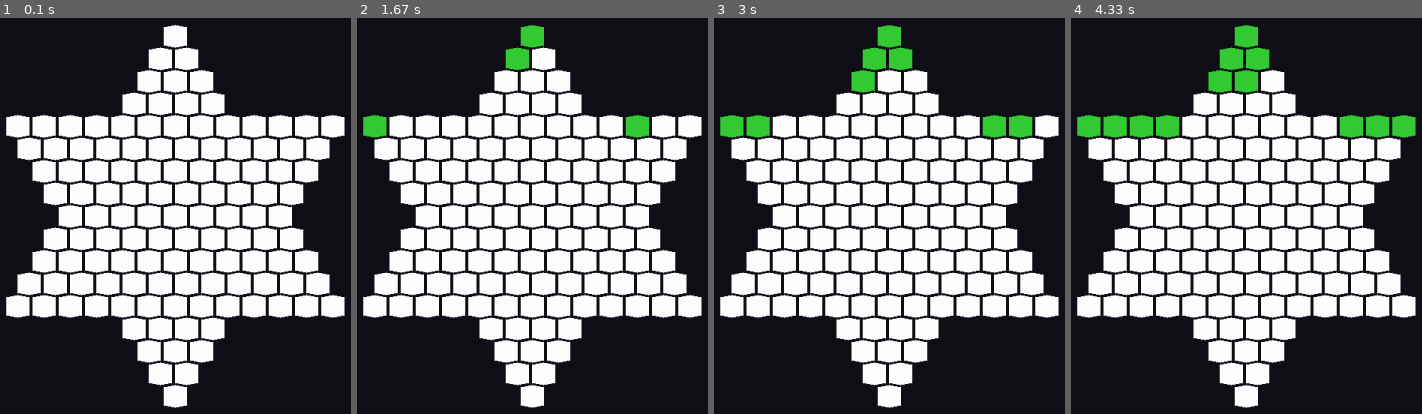
Above: before the commit, frames 1-4 (left to right).
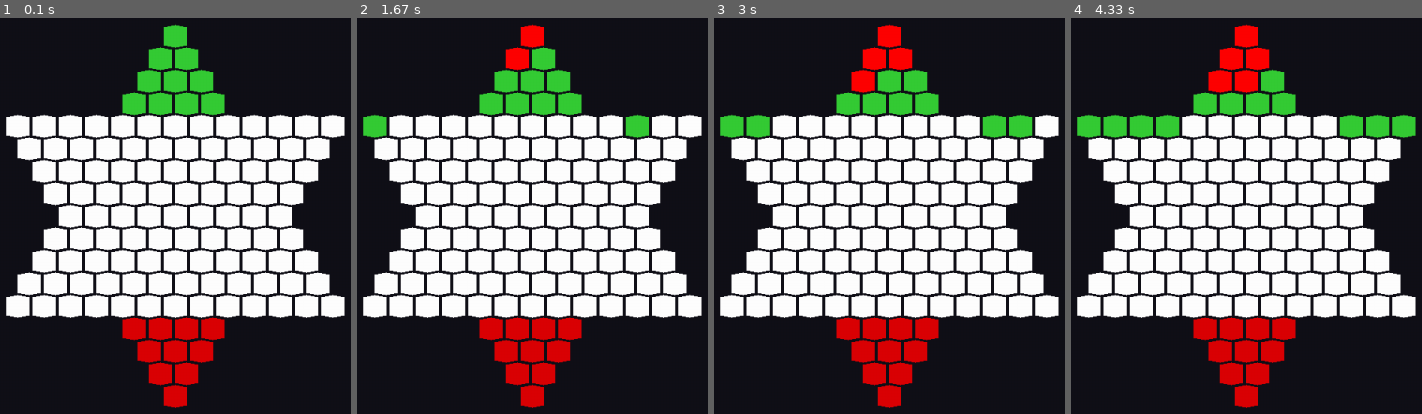
Above: after the commit, the same moments.

Repository: joaogabrielsg/chinese-checkers
Game: pygame game, started from app.py
Same seed, same stepped clock (60 frames per second), same inputs: the game is played once before the commit and once after it.
Inputs (mouse positions are in pixels of both pictures, inside the frame that each line leads up to):
- Up to frame 1 (0.1 s): no input
- Up to frame 2 (1.67 s): click (532, 37) at 0.38 s; click (518, 57) at 0.72 s; click (374, 124) at 1.05 s; click (637, 124) at 1.38 s
- Up to frame 3 (3 s): click (900, 57) at 1.72 s; click (756, 124) at 2.05 s; click (1019, 124) at 2.38 s; click (861, 81) at 2.72 s
- Up to frame 4 (4.33 s): click (1141, 124) at 3.05 s; click (1404, 124) at 3.38 s; click (1246, 81) at 3.72 s; click (1165, 124) at 4.05 s

The runs differ from the first frame. In frame 1, 7.3% of the frame differs, in the area x 34-65%, y 1-99%; in frame 2, 7.3%; in frame 3, 7.3%; in frame 4, 7.3%.

Commit message:
Fix cells list in table container

Diff:
--- a/components/cell.py
+++ b/components/cell.py
@@ -8,10 +8,12 @@
 
 
 class Cell(GameObject):
-    def __init__(self, color, position, size):
+    def __init__(self, color, position, size, neighbors, line_number):
         GameObject.__init__(self, position, pygame.Rect(position[0] - size / 2, position[1] - size / 2, size, size))
         self.size = size
         self.color = color
+        self.neighbors = neighbors
+        self.line_number = line_number
 
     def set_color(self, new_color):
         self.color = new_color
--- a/containers/table.py
+++ b/containers/table.py
@@ -1,17 +1,16 @@
-import pygame
+import json
 from game.game_object import GameObject
 from components.cell import Cell
 
-
 TOTAL_CELLS = 121
 
-#Number of cells in which line
+# Number of cells in which line
 CELLS_IN_LINES = [1, 2, 3, 4, 13, 12, 11, 10, 9, 10, 11, 12, 13, 4, 3, 2, 1]
 
 SPACING_BETWEEN_CELLS = 5
 
-GREEN = (255, 0, 255)
-RED = (255, 255, 0)
+GREEN = (53, 204, 53)
+RED = (219, 0, 5)
 WHITE = (255, 255, 255)
 
 
@@ -21,33 +20,52 @@
         self.position = position
         self.cells = []
 
-    @staticmethod
-    def render_odd_line(table_center, game, cell_size, line_length, line_height):
-        for i in range(line_length):
-            game.add_component((Cell(WHITE, (
-                ((i - int(line_length / 2)) * (cell_size + SPACING_BETWEEN_CELLS)) + table_center, line_height),
-                                     cell_size)))
+    def render_odd_line(self, game, cell_size, cells_list, line_height, line_number):
+        for index, cell in enumerate(cells_list):
+            cell = Cell(eval(cell['default_color']), (
+                ((index - int(len(cells_list) / 2)) * (cell_size + SPACING_BETWEEN_CELLS)) + self.position[0],
+                line_height),
+                        cell_size, cell['neighbors'], line_number)
+
+            self.cells.append(cell)
+            game.add_component(cell)
+
+    def render_par_line(self, game, cell_size, cells_list, line_height, line_number):
+        for index, cell in enumerate(cells_list):
+            cell = Cell(eval(cell['default_color']), (
+                ((index - int(len(cells_list) / 2)) * (cell_size + SPACING_BETWEEN_CELLS)) + self.position[0] + (
+                        cell_size / 2),
+                line_height), cell_size, cell['neighbors'], line_number)
+
+            self.cells.append(cell)
+            game.add_component(cell)
 
     @staticmethod
-    def render_par_line(table_center, game, cell_size, line_length, line_height):
-        for i in range(line_length):
-            game.add_component((Cell(WHITE, (
-                ((i - int(line_length / 2)) * (cell_size + SPACING_BETWEEN_CELLS)) + table_center + (cell_size/2), line_height),
-                                     cell_size)))
+    def import_file(path):
+        try:
+            json_file = open('table_cells.json')
+            return json.load(json_file)['cells_list']
+
+        except:
+            print('Tem um problema com o arquivo JSON.')
+            return None
 
     def render(self, game):
         cell_size = 30
+        line_start_index = 0
+        cells_list = Table.import_file('table_cells.json')
 
-        for i in range(TOTAL_CELLS):
-            if i <= 10:
-                self.cells.append(Cell(GREEN, (100, 100), cell_size))
-            elif i > 110:
-                self.cells.append(Cell(RED, (100, 100), cell_size))
+        for line_number, line_lenght in enumerate(CELLS_IN_LINES):
+            line_cells_list = []
+
+            for line_index in range(line_start_index, line_lenght + line_start_index):
+                line_cells_list.append(cells_list[line_index])
+
+            if line_lenght % 2 == 0:
+                self.render_par_line(game, cell_size, line_cells_list, (line_number * cell_size) + self.position[1],
+                                     line_number)
             else:
-                self.cells.append(Cell(WHITE, (100, 100), cell_size))
+                self.render_odd_line(game, cell_size, line_cells_list, (line_number * cell_size) + self.position[1],
+                                     line_number)
 
-        for index, line_lenght in enumerate(CELLS_IN_LINES):
-            if line_lenght % 2 == 0:
-                Table.render_par_line(self.position[0], game, cell_size, line_lenght, (index * cell_size) + self.position[1])
-            else:
-                Table.render_odd_line(self.position[0], game, cell_size, line_lenght, (index * cell_size) + self.position[1])
+            line_start_index += line_lenght
--- a/table_cells.json
+++ b/table_cells.json
@@ -3,52 +3,52 @@
     {
       "id": 0,
       "neighbors": [1, 2],
-      "default_color": "(0, 128, 0)"
+      "default_color": "(53, 204, 53)"
     },
     {
       "id": 1,
       "neighbors": [0, 2, 3, 4],
-      "default_color": "(0, 128, 0)"
+      "default_color": "(53, 204, 53)"
     },
     {
       "id": 2,
       "neighbors": [0, 1, 4, 5],
-      "default_color": "(0, 128, 0)"
+      "default_color": "(53, 204, 53)"
     },
     {
       "id": 3,
       "neighbors": [1, 4, 6, 7],
-      "default_color": "(0, 128, 0)"
+      "default_color": "(53, 204, 53)"
     },
     {
       "id": 4,
       "neighbors": [1, 2, 3, 5, 7, 8],
-      "default_color": "(0, 128, 0)"
+      "default_color": "(53, 204, 53)"
     },
     {
       "id": 5,
       "neighbors": [2, 4, 8, 9],
-      "default_color": "(0, 128, 0)"
+      "default_color": "(53, 204, 53)"
     },
     {
       "id": 6,
       "neighbors": [3, 7, 14, 15],
-      "default_color": "(0, 128, 0)"
+      "default_color": "(53, 204, 53)"
     },
     {
       "id": 7,
       "neighbors": [3, 4, 6, 8, 15, 16],
-      "default_color": "(0, 128, 0)"
+      "default_color": "(53, 204, 53)"
     },
     {
       "id": 8,
       "neighbors": [4, 5, 7, 9, 16, 17],
-      "default_color": "(0, 128, 0)"
+      "default_color": "(53, 204, 53)"
     },
     {
       "id": 9,
       "neighbors": [5, 9, 17, 18],
-      "default_color": "(0, 128, 0)"
+      "default_color": "(53, 204, 53)"
     },
     {
       "id": 10,
@@ -62,52 +62,52 @@
     },{
       "id": 12,
       "neighbors": [11, 13, 24, 25],
-      "default_color": "(0, 128, 0)"
+      "default_color": "(255, 255, 255)"
     },
     {
       "id": 13,
       "neighbors": [12, 14, 25, 26],
-      "default_color": "(0, 128, 0)"
+      "default_color": "(255, 255, 255)"
     },
     {
       "id": 14,
       "neighbors": [13, 15, 26, 27],
-      "default_color": "(0, 128, 0)"
+      "default_color": "(255, 255, 255)"
     },
     {
       "id": 15,
       "neighbors": [6, 14, 16, 27, 28],
-      "default_color": "(0, 128, 0)"
+      "default_color": "(255, 255, 255)"
     },
     {
       "id": 16,
       "neighbors": [7, 8, 15, 17, 28, 29],
-      "default_color": "(0, 128, 0)"
+      "default_color": "(255, 255, 255)"
     },
     {
       "id": 17,
       "neighbors": [8, 9, 16, 18, 29, 30],
-      "default_color": "(0, 128, 0)"
+      "default_color": "(255, 255, 255)"
     },
     {
       "id": 18,
       "neighbors": [9, 17, 19, 30, 31],
-      "default_color": "(0, 128, 0)"
+      "default_color": "(255, 255, 255)"
     },
     {
       "id": 19,
       "neighbors": [18, 20, 31, 32],
-      "default_color": "(0, 128, 0)"
+      "default_color": "(255, 255, 255)"
     },
     {
       "id": 20,
       "neighbors": [19, 21, 32, 33],
-      "default_color": "(0, 128, 0)"
+      "default_color": "(255, 255, 255)"
     },
     {
       "id": 21,
       "neighbors": [20, 22, 33, 34],
-      "default_color": "(0, 128, 0)"
+      "default_color": "(255, 255, 255)"
     },
     {
       "id": 22,
@@ -122,52 +122,52 @@
     {
       "id": 24,
       "neighbors": [11, 12, 23, 25, 35, 36],
-      "default_color": "(0, 128, 0)"
+      "default_color": "(255, 255, 255)"
     },
     {
       "id": 25,
       "neighbors": [12, 13, 24, 26, 36, 37],
-      "default_color": "(0, 128, 0)"
+      "default_color": "(255, 255, 255)"
     },
     {
       "id": 26,
       "neighbors": [13, 14, 25, 27, 36, 28],
-      "default_color": "(0, 128, 0)"
+      "default_color": "(255, 255, 255)"
     },
     {
       "id": 27,
       "neighbors": [14, 15, 26, 28, 38, 39],
-      "default_color": "(0, 128, 0)"
+      "default_color": "(255, 255, 255)"
     },
     {
       "id": 28,
       "neighbors": [15, 16, 27, 29, 39, 40],
-      "default_color": "(0, 128, 0)"
+      "default_color": "(255, 255, 255)"
     },
     {
       "id": 29,
       "neighbors": [16, 17, 28, 30, 40, 41],
-      "default_color": "(0, 128, 0)"
+      "default_color": "(255, 255, 255)"
     },
     {
       "id": 30,
       "neighbors": [17, 18, 29, 31, 41, 42],
-      "default_color": "(0, 128, 0)"
+      "default_color": "(255, 255, 255)"
     },
     {
       "id": 31,
       "neighbors": [18, 19, 30, 32, 42, 43],
-      "default_color": "(0, 128, 0)"
+      "default_color": "(255, 255, 255)"
     },
     {
       "id": 32,
       "neighbors": [19, 20, 31, 33, 43, 44],
-      "default_color": "(0, 128, 0)"
+      "default_color": "(255, 255, 255)"
     },
     {
       "id": 33,
       "neighbors": [20, 21, 32, 34, 44, 45],
-      "default_color": "(0, 128, 0)"
+      "default_color": "(255, 255, 255)"
     },
     {
       "id": 34,
@@ -181,52 +181,52 @@
     },{
       "id": 36,
       "neighbors": [24, 25, 35, 37, 46, 47],
-      "default_color": "(0, 128, 0)"
+      "default_color": "(255, 255, 255)"
     },
     {
       "id": 37,
       "neighbors": [25, 26, 36, 38, 47, 48],
-      "default_color": "(0, 128, 0)"
+      "default_color": "(255, 255, 255)"
     },
     {
       "id": 38,
       "neighbors": [26, 27, 37, 39, 48, 49],
-      "default_color": "(0, 128, 0)"
+      "default_color": "(255, 255, 255)"
     },
     {
       "id": 39,
       "neighbors": [27, 28, 38, 40, 49, 50],
-      "default_color": "(0, 128, 0)"
+      "default_color": "(255, 255, 255)"
     },
     {
       "id": 40,
       "neighbors": [28, 29, 39, 41, 50, 51],
-      "default_color": "(0, 128, 0)"
+      "default_color": "(255, 255, 255)"
     },
     {
       "id": 41,
       "neighbors": [29, 30, 40, 42, 51, 52],
-      "default_color": "(0, 128, 0)"
+      "default_color": "(255, 255, 255)"
     },
     {
       "id": 42,
       "neighbors": [30, 31, 41, 43, 52, 53],
-      "default_color": "(0, 128, 0)"
+      "default_color": "(255, 255, 255)"
     },
     {
       "id": 43,
       "neighbors": [31, 32, 42, 44, 53, 54],
-      "default_color": "(0, 128, 0)"
+      "default_color": "(255, 255, 255)"
     },
     {
       "id": 44,
       "neighbors": [32, 33, 43, 45, 54, 55],
-      "default_color": "(0, 128, 0)"
+      "default_color": "(255, 255, 255)"
     },
     {
       "id": 45,
       "neighbors": [33, 34, 44, 55],
-      "default_color": "(0, 128, 0)"
+      "default_color": "(255, 255, 255)"
     },
     {
       "id": 46,
@@ -241,52 +241,52 @@
     {
       "id": 48,
       "neighbors": [37, 38, 47, 49, 57, 58],
-      "default_color": "(0, 128, 0)"
+      "default_color": "(255, 255, 255)"
     },
     {
       "id": 49,
       "neighbors": [38, 39, 48, 50, 58, 59],
-      "default_color": "(0, 128, 0)"
+      "default_color": "(255, 255, 255)"
     },
     {
       "id": 50,
       "neighbors": [39, 40, 49, 51, 59, 60],
-      "default_color": "(0, 128, 0)"
+      "default_color": "(255, 255, 255)"
     },
     {
       "id": 51,
       "neighbors": [40, 41, 50, 52, 60, 61],
-      "default_color": "(0, 128, 0)"
+      "default_color": "(255, 255, 255)"
     },
     {
       "id": 52,
       "neighbors": [41, 42, 51, 53, 61, 62],
-      "default_color": "(0, 128, 0)"
+      "default_color": "(255, 255, 255)"
     },
     {
       "id": 53,
       "neighbors": [42, 43, 52, 54, 62, 63],
-      "default_color": "(0, 128, 0)"
+      "default_color": "(255, 255, 255)"
     },
     {
       "id": 54,
       "neighbors": [43, 44, 53, 55, 63, 64],
-      "default_color": "(0, 128, 0)"
+      "default_color": "(255, 255, 255)"
     },
     {
       "id": 55,
       "neighbors": [44, 45, 54, 64],
-      "default_color": "(0, 128, 0)"
+      "default_color": "(255, 255, 255)"
     },
     {
       "id": 56,
       "neighbors": [46, 47, 57, 65, 66],
-      "default_color": "(0, 128, 0)"
+      "default_color": "(255, 255, 255)"
     },
     {
       "id": 57,
       "neighbors": [47, 48, 56, 58, 66, 67],
-      "default_color": "(0, 128, 0)"
+      "default_color": "(255, 255, 255)"
     },
     {
       "id": 58,
@@ -300,52 +300,52 @@
     },{
       "id": 60,
       "neighbors": [50, 51, 59, 61, 69, 70],
-      "default_color": "(0, 128, 0)"
+      "default_color": "(255, 255, 255)"
     },
     {
       "id": 61,
       "neighbors": [51 ,52, 60, 62, 70, 71],
-      "default_color": "(0, 128, 0)"
+      "default_color": "(255, 255, 255)"
     },
     {
       "id": 62,
       "neighbors": [52, 53, 61, 63, 71, 72],
-      "default_color": "(0, 128, 0)"
+      "default_color": "(255, 255, 255)"
     },
     {
       "id": 63,
       "neighbors": [52, 53, 62, 64, 72, 73],
-      "default_color": "(0, 128, 0)"
+      "default_color": "(255, 255, 255)"
     },
     {
       "id": 64,
       "neighbors": [54, 55, 63, 73, 74],
-      "default_color": "(0, 128, 0)"
+      "default_color": "(255, 255, 255)"
     },
     {
       "id": 65,
       "neighbors": [56, 66, 75, 76],
-      "default_color": "(0, 128, 0)"
+      "default_color": "(255, 255, 255)"
     },
     {
       "id": 66,
       "neighbors": [56, 57, 65, 67, 76, 77],
-      "default_color": "(0, 128, 0)"
+      "default_color": "(255, 255, 255)"
     },
     {
       "id": 67,
       "neighbors": [57, 58, 66, 68, 77, 78],
-      "default_color": "(0, 128, 0)"
+      "default_color": "(255, 255, 255)"
     },
     {
       "id": 68,
       "neighbors": [58, 59, 67, 69, 78, 79],
-      "default_color": "(0, 128, 0)"
+      "default_color": "(255, 255, 255)"
     },
     {
       "id": 69,
       "neighbors": [59, 60, 68, 70, 79, 80],
-      "default_color": "(0, 128, 0)"
+      "default_color": "(255, 255, 255)"
     },
     {
       "id": 70,
@@ -360,52 +360,52 @@
     {
       "id": 72,
       "neighbors": [62, 63, 71, 73, 82, 83],
-      "default_color": "(0, 128, 0)"
+      "default_color": "(255, 255, 255)"
     },
     {
       "id": 73,
       "neighbors": [63, 64, 72, 74, 83, 84],
-      "default_color": "(0, 128, 0)"
+      "default_color": "(255, 255, 255)"
     },
     {
       "id": 74,
       "neighbors": [64, 73, 84, 85],
-      "default_color": "(0, 128, 0)"
+      "default_color": "(255, 255, 255)"
     },
     {
       "id": 75,
       "neighbors": [65, 76, 86, 87],
-      "default_color": "(0, 128, 0)"
+      "default_color": "(255, 255, 255)"
     },
     {
       "id": 76,
       "neighbors": [65, 66, 75, 77, 87, 88],
-      "default_color": "(0, 128, 0)"
+      "default_color": "(255, 255, 255)"
     },
     {
       "id": 77,
       "neighbors": [66, 67, 76, 78, 88, 89],
-      "default_color": "(0, 128, 0)"
+      "default_color": "(255, 255, 255)"
     },
     {
       "id": 78,
       "neighbors": [67, 68, 77, 79, 89, 90],
-      "default_color": "(0, 128, 0)"
+      "default_color": "(255, 255, 255)"
     },
     {
       "id": 79,
       "neighbors": [68, 69, 78, 80, 90, 91],
-      "default_color": "(0, 128, 0)"
+      "default_color": "(255, 255, 255)"
     },
     {
       "id": 80,
       "neighbors": [69, 70, 79, 81, 91, 92],
-      "default_color": "(0, 128, 0)"
+      "default_color": "(255, 255, 255)"
     },
     {
       "id": 81,
       "neighbors": [70, 71, 80, 82, 92, 93],
-      "default_color": "(0, 128, 0)"
+      "default_color": "(255, 255, 255)"
     },
     {
       "id": 82,
@@ -419,52 +419,52 @@
     },{
       "id": 84,
       "neighbors": [73, 74, 83, 85, 95, 96],
-      "default_color": "(0, 128, 0)"
+      "default_color": "(255, 255, 255)"
     },
     {
       "id": 85,
       "neighbors": [74, 84, 96, 97],
-      "default_color": "(0, 128, 0)"
+      "default_color": "(255, 255, 255)"
     },
     {
       "id": 86,
       "neighbors": [75, 87, 98, 99],
-      "default_color": "(0, 128, 0)"
+      "default_color": "(255, 255, 255)"
     },
     {
       "id": 87,
       "neighbors": [75, 76, 86, 88, 99, 100],
-      "default_color": "(0, 128, 0)"
+      "default_color": "(255, 255, 255)"
     },
     {
       "id": 88,
       "neighbors": [76, 77, 87, 89, 100, 101],
-      "default_color": "(0, 128, 0)"
+      "default_color": "(255, 255, 255)"
     },
     {
       "id": 89,
       "neighbors": [77, 78, 88, 90, 101, 102],
-      "default_color": "(0, 128, 0)"
+      "default_color": "(255, 255, 255)"
     },
     {
       "id": 90,
       "neighbors": [78, 79, 89, 91, 102, 103],
-      "default_color": "(0, 128, 0)"
+      "default_color": "(255, 255, 255)"
     },
     {
       "id": 91,
       "neighbors": [79, 80, 90, 92, 103, 104],
-      "default_color": "(0, 128, 0)"
+      "default_color": "(255, 255, 255)"
     },
     {
       "id": 92,
       "neighbors": [80, 81, 91, 93, 104, 105],
-      "default_color": "(0, 128, 0)"
+      "default_color": "(255, 255, 255)"
     },
     {
       "id": 93,
       "neighbors": [81, 82, 92, 94, 105, 106],
-      "default_color": "(0, 128, 0)"
+      "default_color": "(255, 255, 255)"
     },
     {
       "id": 94,
@@ -483,52 +483,52 @@
     },{
       "id": 97,
       "neighbors": [85, 96, 109, 110],
-      "default_color": "(0, 128, 0)"
+      "default_color": "(255, 255, 255)"
     },
     {
       "id": 98,
       "neighbors": [86, 99],
-      "default_color": "(0, 128, 0)"
+      "default_color": "(255, 255, 255)"
     },
     {
       "id": 99,
       "neighbors": [86, 87, 98, 100],
-      "default_color": "(0, 128, 0)"
+      "default_color": "(255, 255, 255)"
     },
     {
       "id": 100,
       "neighbors": [87, 88, 99, 101],
-      "default_color": "(0, 128, 0)"
+      "default_color": "(255, 255, 255)"
     },
     {
       "id": 101,
       "neighbors": [88, 89, 100, 102],
-      "default_color": "(0, 128, 0)"
+      "default_color": "(255, 255, 255)"
     },
     {
       "id": 102,
       "neighbors": [89, 90, 101, 103, 111],
-      "default_color": "(0, 128, 0)"
+      "default_color": "(255, 255, 255)"
     },
     {
       "id": 103,
       "neighbors": [90, 91, 102, 104, 111, 112],
-      "default_color": "(0, 128, 0)"
+      "default_color": "(255, 255, 255)"
     },
     {
       "id": 104,
       "neighbors": [91, 92, 103, 105, 112, 113],
-      "default_color": "(0, 128, 0)"
+      "default_color": "(255, 255, 255)"
     },
     {
       "id": 105,
       "neighbors": [92, 93, 104, 106, 113, 114],
-      "default_color": "(0, 128, 0)"
+      "default_color": "(255, 255, 255)"
     },
     {
       "id": 106,
       "neighbors": [93, 94, 105, 107, 114],
-      "default_color": "(0, 128, 0)"
+      "default_color": "(255, 255, 255)"
     },
     {
       "id": 107,
@@ -553,52 +553,52 @@
     {
       "id": 111,
       "neighbors": [102, 103, 112, 115],
-      "default_color": "(0, 128, 0)"
+      "default_color": "(219, 0, 5)"
     },
     {
       "id": 112,
       "neighbors": [103, 104, 111, 113, 115, 116],
-      "default_color": "(0, 128, 0)"
+      "default_color": "(219, 0, 5)"
     },
     {
       "id": 113,
       "neighbors": [104, 105, 112, 114, 116, 117],
-      "default_color": "(0, 128, 0)"
+      "default_color": "(219, 0, 5)"
     },
     {
       "id": 114,
       "neighbors": [105, 106, 113, 117],
-      "default_color": "(0, 128, 0)"
+      "default_color": "(219, 0, 5)"
     },
     {
       "id": 115,
       "neighbors": [111, 112, 116, 118],
-      "default_color": "(0, 128, 0)"
+      "default_color": "(219, 0, 5)"
     },
     {
       "id": 116,
       "neighbors": [112, 113, 115, 117, 118, 119],
-      "default_color": "(0, 128, 0)"
+      "default_color": "(219, 0, 5)"
     },
     {
       "id": 117,
       "neighbors": [113, 114, 116, 119],
-      "default_color": "(255, 255, 255)"
+      "default_color": "(219, 0, 5)"
     },
     {
       "id": 118,
       "neighbors": [115, 116, 119, 120],
-      "default_color": "(255, 255, 255)"
+      "default_color": "(219, 0, 5)"
     },
     {
       "id": 119,
       "neighbors": [116, 117, 118, 120],
-      "default_color": "(255, 255, 255)"
+      "default_color": "(219, 0, 5)"
     },
     {
       "id": 120,
       "neighbors": [118, 119],
-      "default_color": "(255, 255, 255)"
+      "default_color": "(219, 0, 5)"
     }
   ]
 }
